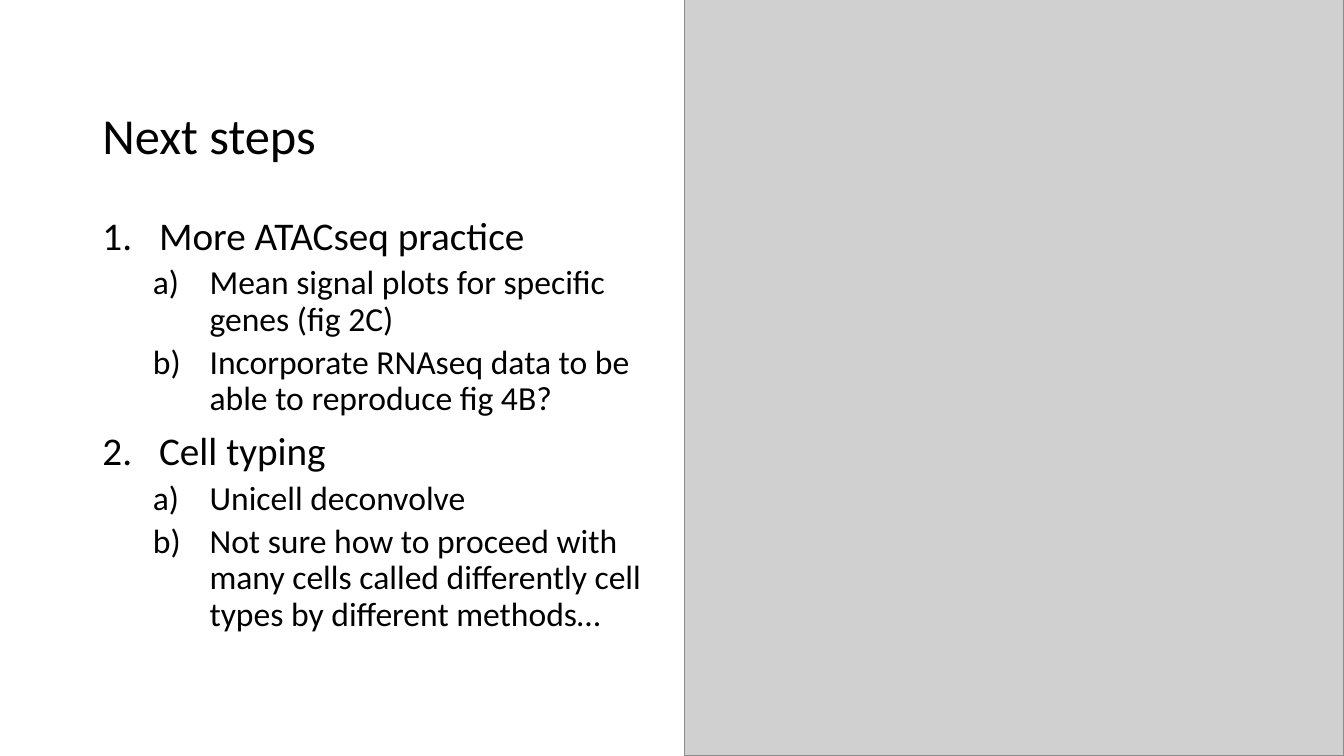
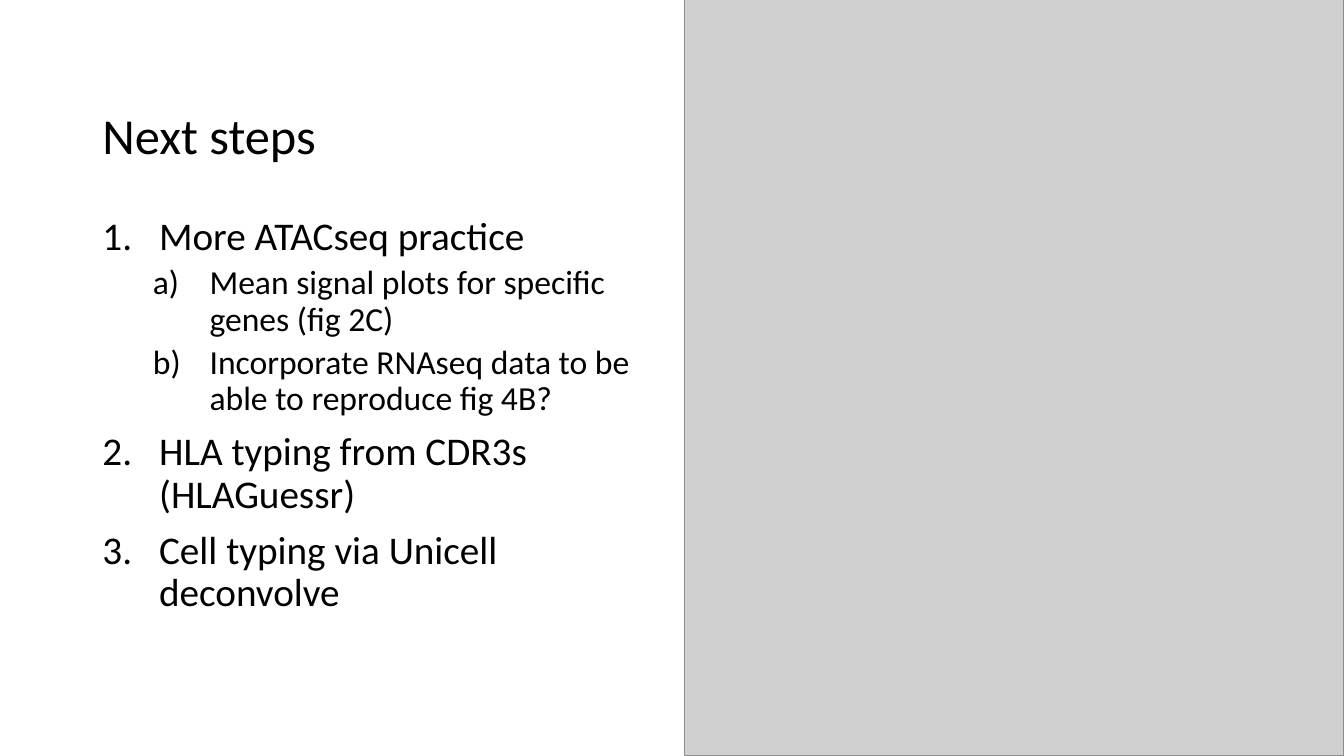
Before and after one commit to tybottorff/bottorffdocs, a slide deck: slide 6 of presentations/weekly_meetings/2_15_24.pptx. Drawn at 1344x756 pixels with LibreOffice and Linux fonts; fonts in the diff are those of the drawing; grey boxes stand for pictures. Boxes give left, top, right and bottom in pixels: in the first picture for what was removed or moved away, otherwise in the second. Text is boxed around its words. In the diff, an @@ line names an element or a change of style, - is before the commit and + after.

Commit message:
Update pres

```diff
--- a/presentations/weekly_meetings/2_15_24.pptx
+++ b/presentations/weekly_meetings/2_15_24.pptx
@@ text at (159,438,526,607): text changed; size 24 to 28 pt @@
-2. Cell typing
-  a) Unicell deconvolve
-  b) Not sure how to proceed with many cells called differently cell types by different methods…
+2. HLA typing from CDR3s (HLAGuessr)
+3. Cell typing via Unicell deconvolve
```
